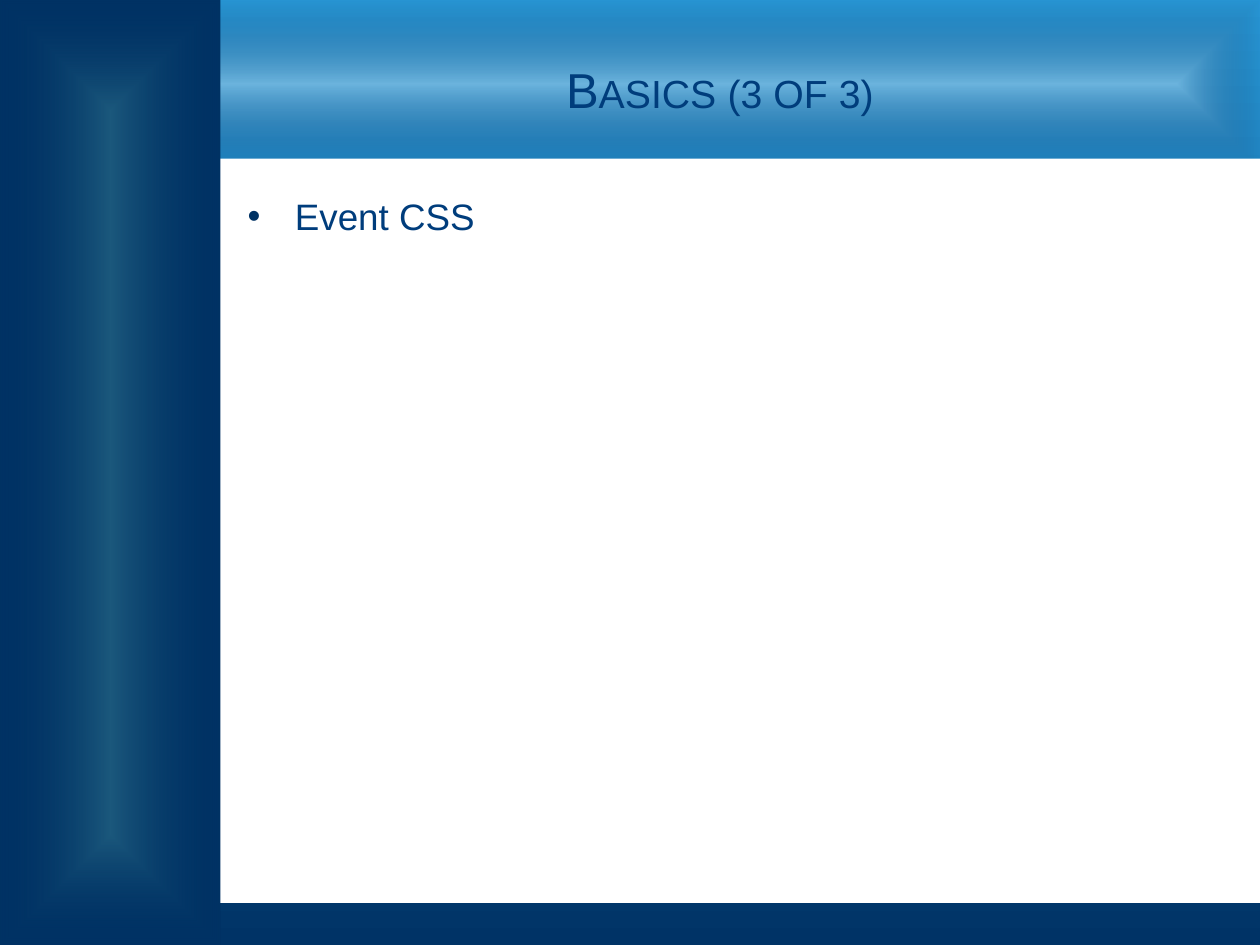
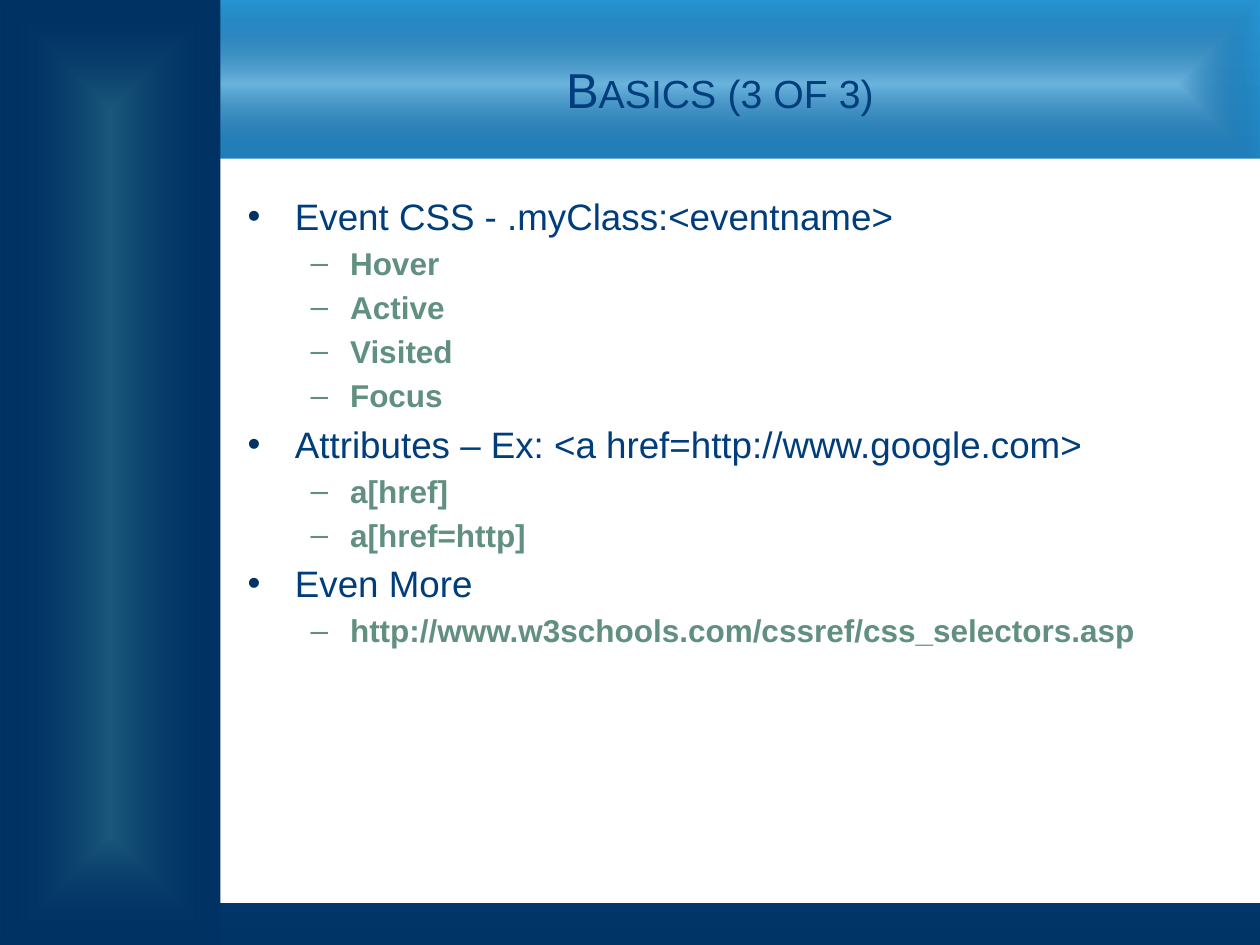
Before and after one commit to zithrandmir/sparkle, a slide deck: slide 12 of Extended Campuses/EC CSS HTML Presentation.pptx (slide 11 before the commit). Drawn at 1260x945 pixels with LibreOffice and Linux fonts; fonts in the diff are those of the drawing; background and template pictures are left out. Boxes give left, top, right and bottom in pixels: in the first picture for what was removed or moved away, otherwise in the second. Text is boxed around its words. In the diff, an @@ line names an element or a change of style, - is before the commit and + after.

```diff
--- a/Extended Campuses/EC CSS HTML Presentation.pptx
+++ b/Extended Campuses/EC CSS HTML Presentation.pptx
@@ text at [295, 203, 1134, 648]: text changed; size 21 to 18 pt; text colour #003D7C to #619080; bold on @@
-• Event CSS
+• Event CSS - .myClass:<eventname>
+  – Hover
+  – Active
+  – Visited
+  – Focus
+• Attributes – Ex: <a href=http://www.google.com>
+  – a[href]
+  – a[href=http]
+• Even More
+  – http://www.w3schools.com/cssref/css_selectors.asp
```
Also in this commit, not shown: 2 other slides changed, 1 slide added.
